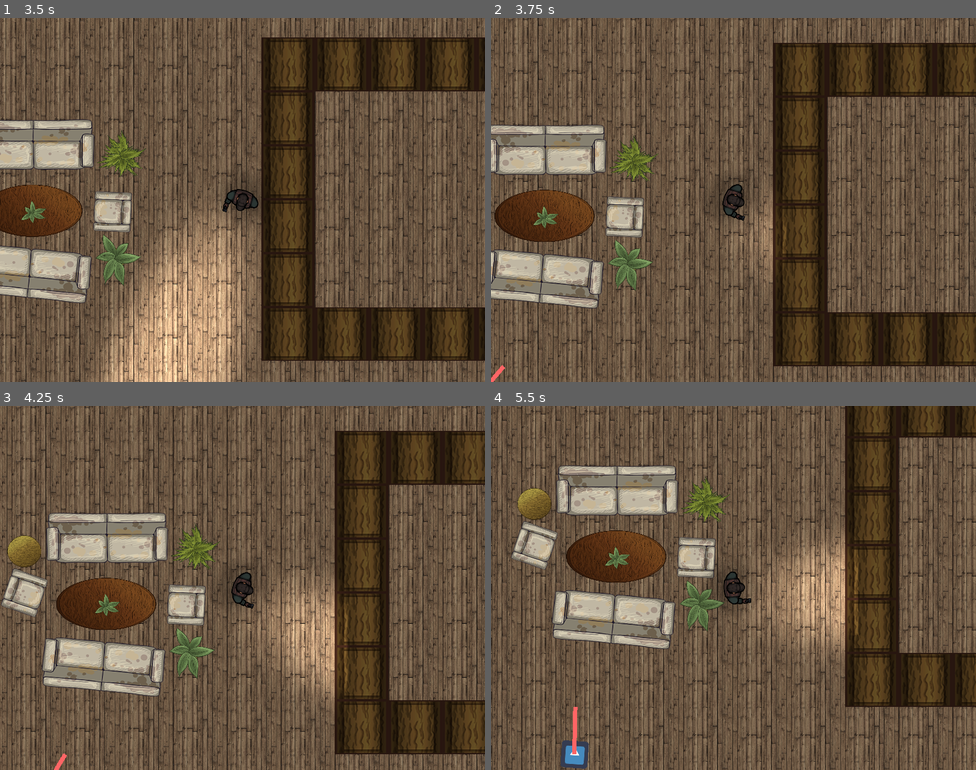
Above: before the commit, frames 1-4 (two rows, left to right).
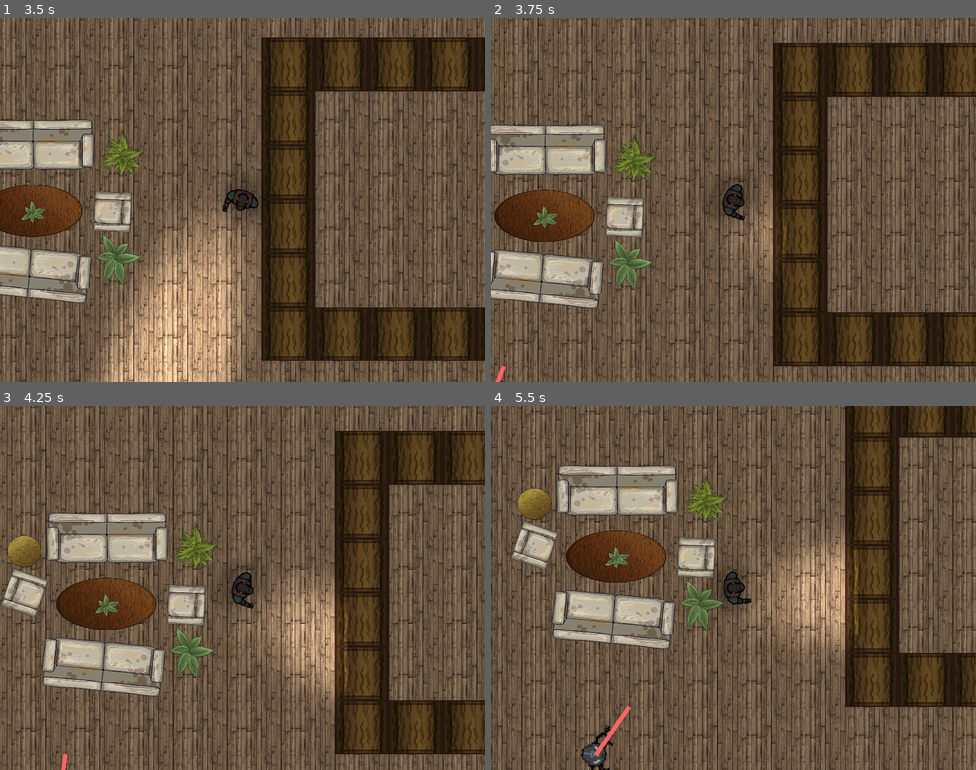
Above: after the commit, the same moments.

Repository: AxeDennis/Game-project
Game: Godot game, scene res://Maps/Map01.tscn
The game is run twice, just before and just after one commit, with the same random seed, the same clock (stepped at 60 frames per second) and the same inputs. The engine's default icon, where the game draws it, is replaced by a stand-in: a white triangle on a blue panel in a dark square.
Inputs (mouse positions are in pixels of both pictures, inside the frame that each line leads up to):
- Up to frame 1 (3.5 s): tap Enter at 0.5 s; move the mouse to (349, 181) at 0.52 s; hold D (move_right) 0.53-1.28 s; tap E (Interact) every 0.75 s from 0.6 to 2.85 s; move the mouse to (145, 218) at 1.27 s; hold S (move_down) 1.28-2.03 s; move the mouse to (291, 119) at 2.02 s; hold D (move_right) 2.03-2.78 s; tap Space at 2.75 s; move the mouse to (218, 272) at 2.77 s; hold W (move_up) from 2.78 s (still down)
- Up to frame 2 (3.75 s): move the mouse to (879, 254) at 3.52 s; release W (move_up) at 3.53 s; hold A (move_left) from 3.53 s (still down); tap E (Interact) at 3.6 s
- Up to frame 3 (4.25 s): keep holding A (move_left)
- Up to frame 4 (5.5 s): move the mouse to (588, 533) at 4.27 s; tap E (Interact) at 4.35, 5.1 s; move the mouse to (757, 588) at 5.02 s; release A (move_left) at 5.03 s; hold S (move_down) from 5.03 s (still down)

Frame 1 is identical in both runs. In frame 2, less than 0.1% of the frame differs, in the area x 0-3%, y 95-100%; in frame 3, less than 0.1%; in frame 4, 0.9%, in the area x 14-29%, y 82-100%.

Commit message:
update 2020-04-03 11:07

Diff:
--- a/First_Game/Characters/Monster.gd
+++ b/First_Game/Characters/Monster.gd
@@ -27,22 +27,23 @@
 		velocity = (target - position).normalized() * move_speed
 		velocity = move_and_slide(velocity)
 	if state == 1:
-		print(path)
 		move_speed = 150
-		var move_distance : int = move_speed * delta
+		var move_distance : int = move_speed / delta
 		move_along_path(move_distance)
 		if hide.Hide == 2:
 			state = 0
 
 func move_along_path(distance : float) -> void:
+	print(distance)
 	var start_point = position
 	for i in range(path.size()):
-		var distance_to_next = start_point.distance_to(path[1])
+		var distance_to_next = start_point.distance_to(path[0])
 		if distance <= distance_to_next and distance >= 0.0:
-			position = start_point.linear_interpolate(path[0], distance / distance_to_next)
+			position = start_point.linear_interpolate(path[0], distance * distance_to_next)
 			break
-		elif path.size() == 1 && distance > distance_to_next:
+		elif distance < 0.0:
 			position = path[0]
+			set_process(false)
 			break
 		distance -= distance_to_next
 		start_point = path[0]
--- a/First_Game/Characters/Monster.tscn
+++ b/First_Game/Characters/Monster.tscn
@@ -1,10 +1,10 @@
 [gd_scene load_steps=5 format=2]
 
 [ext_resource path="res://Characters/Monster.gd" type="Script" id=1]
-[ext_resource path="res://icon.png" type="Texture" id=2]
+[ext_resource path="res://Assets/Monster_assets/Monster01.png" type="Texture" id=2]
 
 [sub_resource type="CircleShape2D" id=1]
-radius = 45.2594
+radius = 42.054
 
 [sub_resource type="CircleShape2D" id=2]
 radius = 387.485
@@ -18,6 +18,9 @@
 shape = SubResource( 1 )
 
 [node name="Sprite" type="Sprite" parent="."]
+position = Vector2( -0.693458, -0.451253 )
+rotation = -1.5708
+scale = Vector2( 3, 3 )
 texture = ExtResource( 2 )
 
 [node name="RayCast2D" type="RayCast2D" parent="."]
--- a/First_Game/Characters/Player.tscn
+++ b/First_Game/Characters/Player.tscn
@@ -21,8 +21,6 @@
 position = Vector2( -0.026942, -0.017942 )
 current = true
 zoom = Vector2( 0.8, 0.8 )
-drag_margin_h_enabled = false
-drag_margin_v_enabled = false
 
 [node name="CollisionShape2D" type="CollisionShape2D" parent="."]
 position = Vector2( 0.115174, 0 )
--- a/First_Game/Maps/Map01.tscn
+++ b/First_Game/Maps/Map01.tscn
@@ -80,6 +80,10 @@
 
 [node name="Navigation2D" type="Navigation2D" parent="."]
 
+[node name="NavigationPolygonInstance" type="NavigationPolygonInstance" parent="Navigation2D"]
+z_index = 1
+navpoly = SubResource( 1 )
+
 [node name="Floor" type="TileMap" parent="Navigation2D"]
 position = Vector2( -0.00519276, 0.0131669 )
 tile_set = ExtResource( 2 )
@@ -88,9 +92,6 @@
 format = 1
 tile_data = PoolIntArray( -196616, 3, 0, -196615, 2, 0, -196614, 2, 0, -196613, 2, 0, -196612, 2, 0, -196611, 2, 0, -19 …(10481 unchanged characters)…
 
-[node name="NavigationPolygonInstance" type="NavigationPolygonInstance" parent="Navigation2D"]
-navpoly = SubResource( 1 )
-
 [node name="Line2D" type="Line2D" parent="."]
 z_index = 5
 default_color = Color( 1, 0.4, 0.4, 1 )
@@ -105,7 +106,7 @@
 [node name="Monsters" type="Node" parent="Characters"]
 
 [node name="Monster" parent="Characters/Monsters" instance=ExtResource( 4 )]
-position = Vector2( -787.917, 2013.02 )
+position = Vector2( -734.249, 1992.66 )
 collision/safe_margin = 0.001
 patrol_path = NodePath("../../../Monster_Paths/Path_One")
 
Binary file added: First_Game/Assets/Monster_assets/Monster01.png
